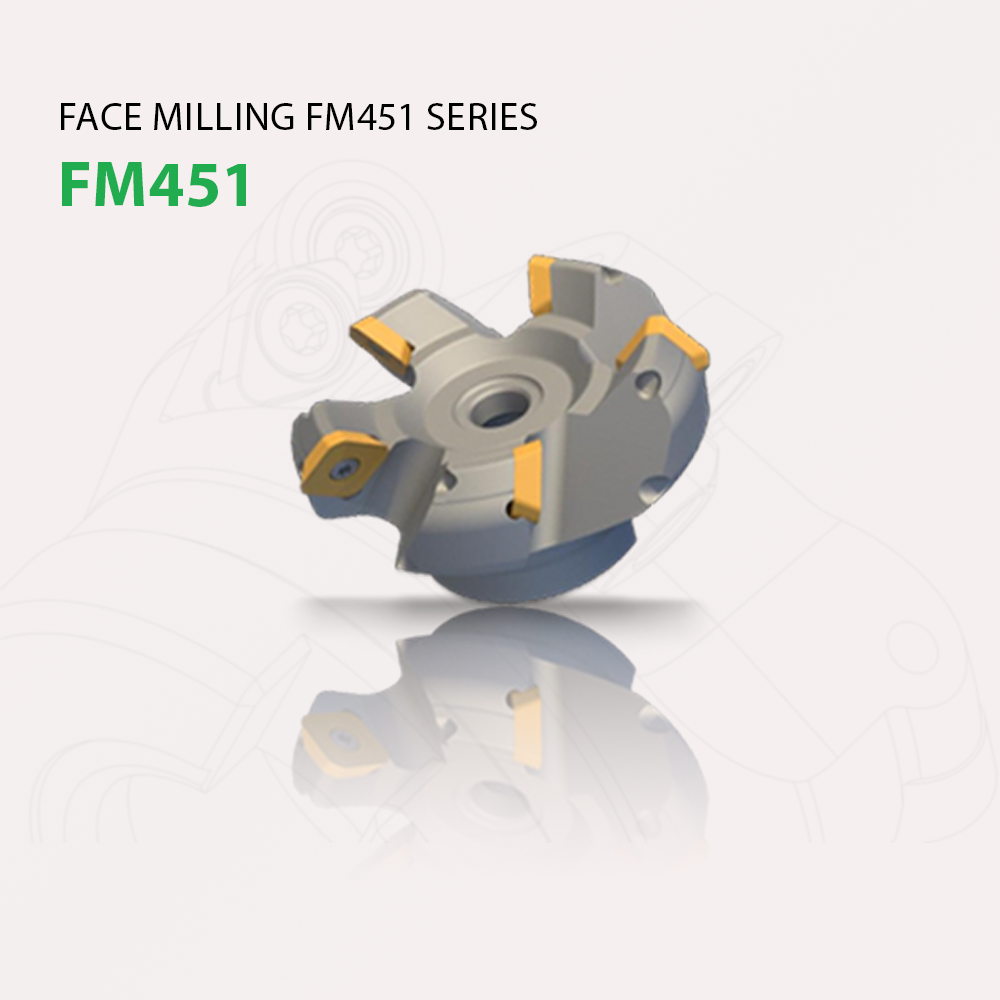
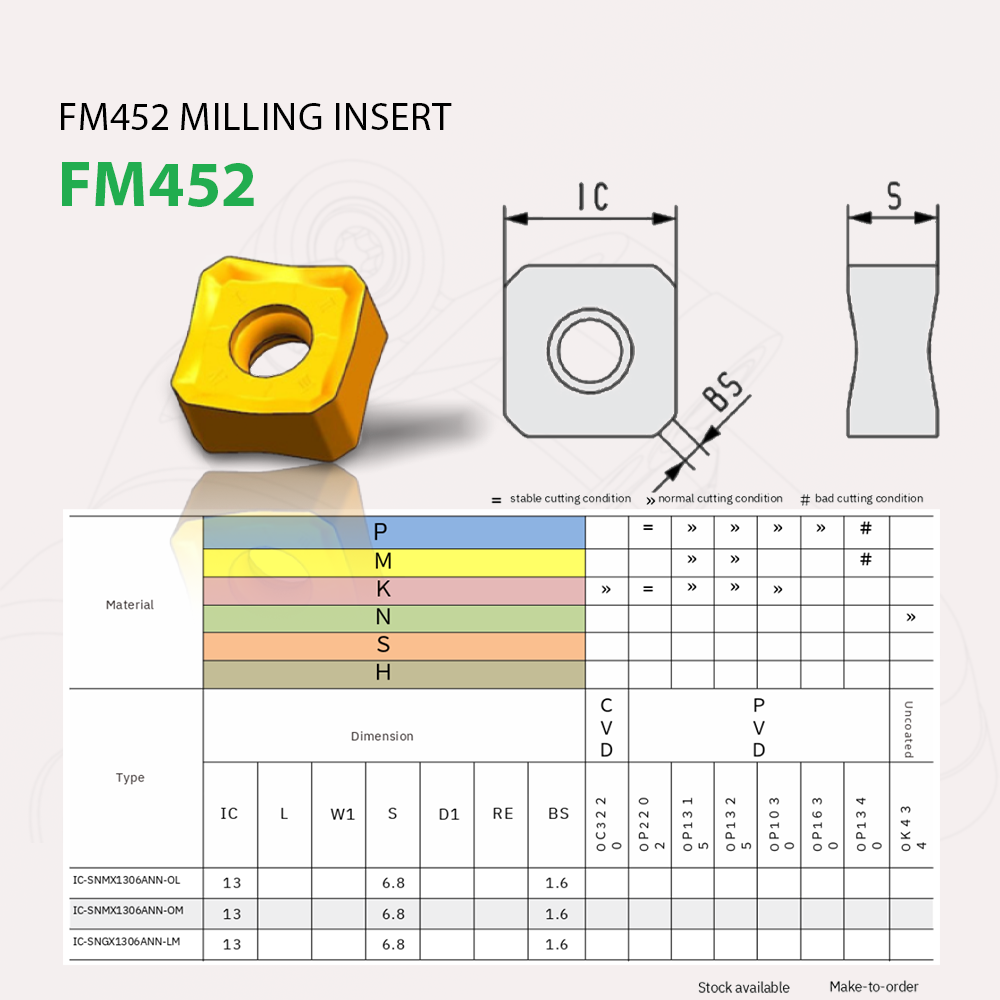
Before/after of a (1000, 1000) layered artwork. What changed in the layer stack:
added layer "Layer 15" in group "03-snmx1306-fm452.seo" over [502,181,940,493]
hid group "holder-anh-san-pham" (3 layers) over [63,103,904,900]
renamed "Face milling FM451 series" to "Face milling FM452 series", painted on it over [76,103,537,130]
renamed "FM451 copy 3" to "FM452", painted on it over [223,163,254,206]
renamed "holder fm451 copy" to "fm452 holder copy", painted on it over [276,246,904,900]
showed group "anh-thong-so-ky-thuat" (4 layers) over [63,103,940,993]
renamed "FM451 milling insert" to "FM452 milling insert", painted on it over [76,103,452,130]
added layer "FM452 milling insert copy" (2nd of 2, in "03-snmx1306-fm452.seo" › "anh-thong-so-ky-thuat") in group "anh-thong-so-ky-thuat" over [155,255,499,631]
added layer "Layer 14" in group "anh-thong-so-ky-thuat" over [63,493,940,993]
renamed "FM451" to "FM452", painted on it over [223,163,254,206]
painted on "Gradient Fill 1" over [63,103,940,993]